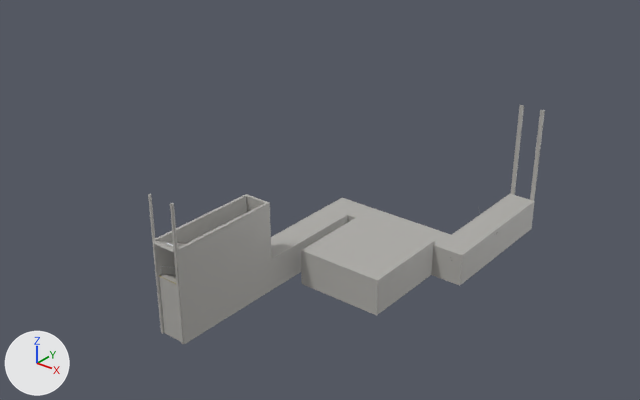
Two versions of the glTF model assets/models/environment/area_d_lower.glb, one commit apart.
One viewpoint serves both versions: a 50 mm camera at (54.5, 4.6, 42.0) aimed at (-4.3, 78.2, -3.6). Lighting does not change. The marker at lower left points along +X, +Y and +Z. The first picture is the older version. Objects named as collision shapes, trigger or cutter boxes, shadow casters or lower levels of detail are left out. Where no turn or scale is listed for an object, it has been applied to the vertices. Vertices at exactly the same position are counted once.

The first picture shows 'area_d_lower_detail', 'area_d_lower_structure-col'.
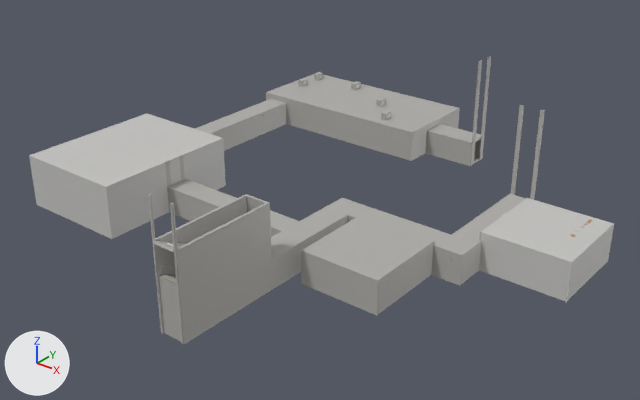
Where the newer file only moved an object's origin or applied its transform, the numbers keep the older frame.

What differs and where, as boxes (x1, y1, x2, y2) in the pictures (640 x 400 px):
'area_d_lower_structure-col', reshaped (47% wider, 20% taller): before (148, 105, 545, 344); after (29, 56, 614, 344)
'area_d_lower_detail', reshaped (mostly hidden): before (153, 207, 498, 341); after (153, 72, 592, 341)
part 1 of me_area_d_lower_structure_col, added: after (167, 186, 283, 237)
part 2 of me_area_d_lower_structure_col, added: after (184, 179, 299, 222)
part 3 of me_area_d_lower_structure_col, added: after (165, 160, 171, 187)
part 4 of me_area_d_lower_structure_col, added: after (179, 155, 184, 180)
part 5 of me_area_d_lower_structure_col, added: after (285, 97, 414, 161)
part 6 of me_area_d_lower_structure_col, added: after (413, 125, 427, 160)
part 7 of me_area_d_lower_structure_col, added: after (439, 108, 460, 128)
part 8 of me_area_d_lower_structure_col, added: after (324, 75, 457, 108)
part 9 of me_area_d_lower_structure_col, added: after (425, 130, 472, 166)
part 10 of me_area_d_lower_structure_col, built on: before (347, 200, 534, 246); after (29, 56, 614, 302)
part 11 of me_area_d_lower_detail, built on (mostly hidden): after (167, 72, 592, 246)

Diff of the bpy script that builds the scene:
```diff
--- a/assets/models/environment/area_d_lower.glb.py
+++ b/assets/models/environment/area_d_lower.glb.py
@@ me_area_d_lower_structure_col @@
-me_area_d_lower_structure_col.from_pydata(...)  # 465 vertices, 754 faces; spans x -0.2..17.8, y -6.1..35.7, z -5.0..9.6
+me_area_d_lower_structure_col.from_pydata(...)  # 1362 vertices, 2220 faces; spans x -32.9..27.8, y -6.1..55.9, z -5.0..9.6
+# me_area_d_lower_structure_col part 1: a new loose piece, a box spanning x -18.55..-0.15, y 12.05..12.35, z -5.0..-1.6, in mat_concrete_damaged (grey #b1afab)
+# me_area_d_lower_structure_col part 2: a new loose piece, a box spanning x -18.55..-0.15, y 14.75..15.05, z -5.0..-1.6, in mat_concrete_damaged (grey #b1afab)
+# me_area_d_lower_structure_col part 3: a new loose piece, a box spanning x -18.65..-18.55, y 12.05..12.75, z -5.0..1.6, in mat_concrete_damaged (grey #b1afab)
+# me_area_d_lower_structure_col part 4: a new loose piece, a box spanning x -18.75..-18.55, y 14.35..14.75, z -5.0..1.6, in mat_concrete_damaged (grey #b1afab)
+# me_area_d_lower_structure_col part 5: a new loose piece, a box spanning x -26.95..-4.25, y 43.55..43.85, z -5.0..-0.8, in mat_concrete_damaged (grey #b1afab)
+# me_area_d_lower_structure_col part 6: a new loose piece, a box spanning x -4.55..-4.25, y 43.85..47.05, z -5.0..-0.8, in mat_concrete_damaged (grey #b1afab)
+# me_area_d_lower_structure_col part 7: a new loose piece, a box spanning x -4.35..-4.25, y 50.35..55.85, z -5.0..-0.8, in mat_concrete_damaged (grey #b1afab)
+# me_area_d_lower_structure_col part 8: a new loose piece, a box spanning x -30.55..-4.55, y 55.55..55.85, z -5.0..-0.8, in mat_concrete_damaged (grey #b1afab)
+# me_area_d_lower_structure_col part 9: a new loose piece, a box spanning x -4.25..2.85, y 47.05..47.35, z -5.0..-1.6, in mat_concrete_damaged (grey #b1afab)
+# me_area_d_lower_structure_col part 10: 8 vertices moved from x 2.9..17.6, y 19.5..35.5, z -5.0..-1.4 to x 2.9..17.6, y 19.5..23.3, z -5.0..-1.4; 6 vertices removed from x 17.5..17.7, y 21.9..35.5, z -5.0..-1.4; 659 vertices added at x -32.9..27.8, y 3.2..55.6, z -5.0..9.6
+# other edits to the shape of me_area_d_lower_structure_col do not show in these pictures
 me_area_d_lower_structure_col.materials.append(mat_concrete_damaged)
@@ me_area_d_lower_structure_col @@
 me_area_d_lower_structure_col.materials.append(mat_steel)
+me_area_d_lower_structure_col.materials.append(mat_rust)  # orange #b4855c
@@ me_area_d_lower_detail @@
-me_area_d_lower_detail.from_pydata(...)  # 18532 vertices, 36356 faces; spans x -3.2..16.4, y -11.2..30.0, z -3.2..7.0
+me_area_d_lower_detail.from_pydata(...)  # 23770 vertices, 45916 faces; spans x -34.0..26.0, y -11.2..50.4, z -3.2..7.0
+# me_area_d_lower_detail part 11: 243 vertices moved within x -1.2..16.0, y 1.2..30.0, z -0.5..-0.1; 242 vertices removed from x -1.3..15.9, y -10.4..30.0, z -2.6..6.6; 4616 vertices added at x -34.0..26.0, y -10.4..50.4, z -3.2..6.5
+# other edits to the shape of me_area_d_lower_detail do not show in these pictures
 me_area_d_lower_detail.materials.append(mat_light_amber)
@@ me_area_d_lower_detail @@
 me_area_d_lower_detail.materials.append(mat_concrete_damaged)
+me_area_d_lower_detail.materials.append(mat_water)  # dark grey #3f4b45
+me_area_d_lower_detail.materials.append(mat_ceiling_tile)  # light grey #e3e1d8
+me_area_d_lower_detail.materials.append(mat_black_cavity)  # black #212121
```
